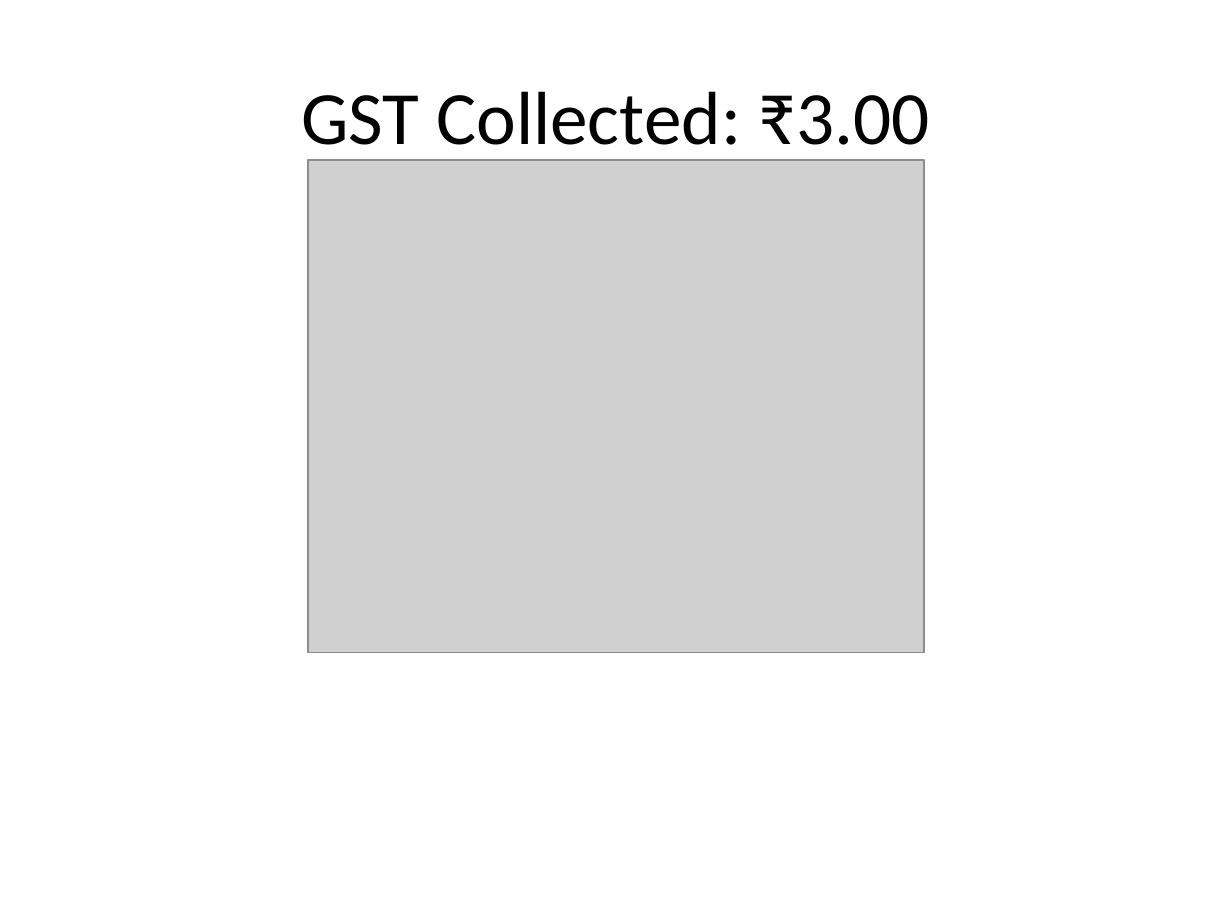
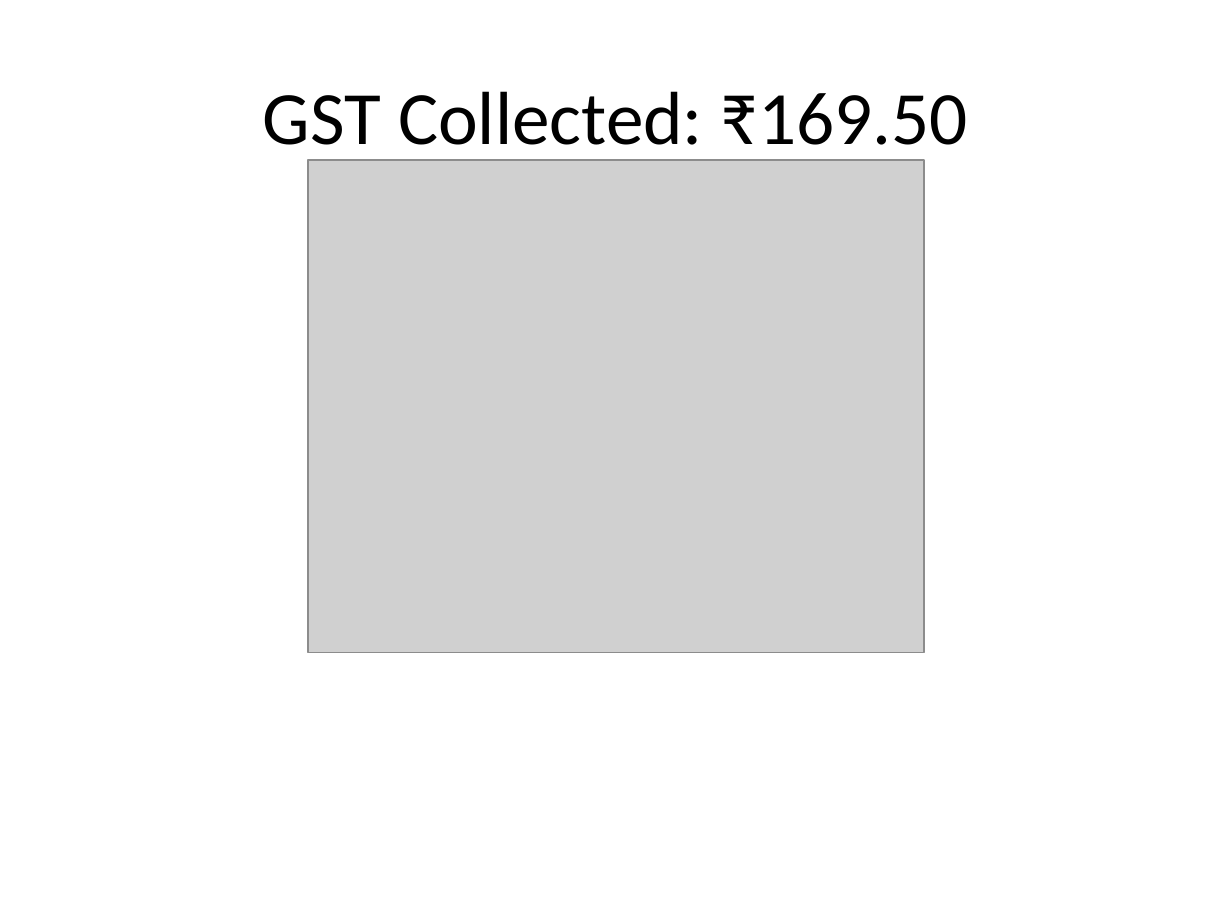
Before and after one commit to Tej1021/kirana-agent, a slide deck: slide 3 of artifacts/analysis_6205693800_today.pptx. Drawn at 1232x924 pixels with LibreOffice and Linux fonts; fonts in the diff are those of the drawing; grey boxes stand for pictures. Boxes give left, top, right and bottom in pixels: in the first picture for what was removed or moved away, otherwise in the second. Text is boxed around its words. In the diff, an @@ line names an element or a change of style, - is before the commit and + after.

```diff
--- a/artifacts/analysis_6205693800_today.pptx
+++ b/artifacts/analysis_6205693800_today.pptx
@@ title at (263,91,968,161): text changed @@
-GST Collected: ₹3.00
+GST Collected: ₹169.50
```
Also in this commit, not shown: 2 other slides changed, 7 other files.
